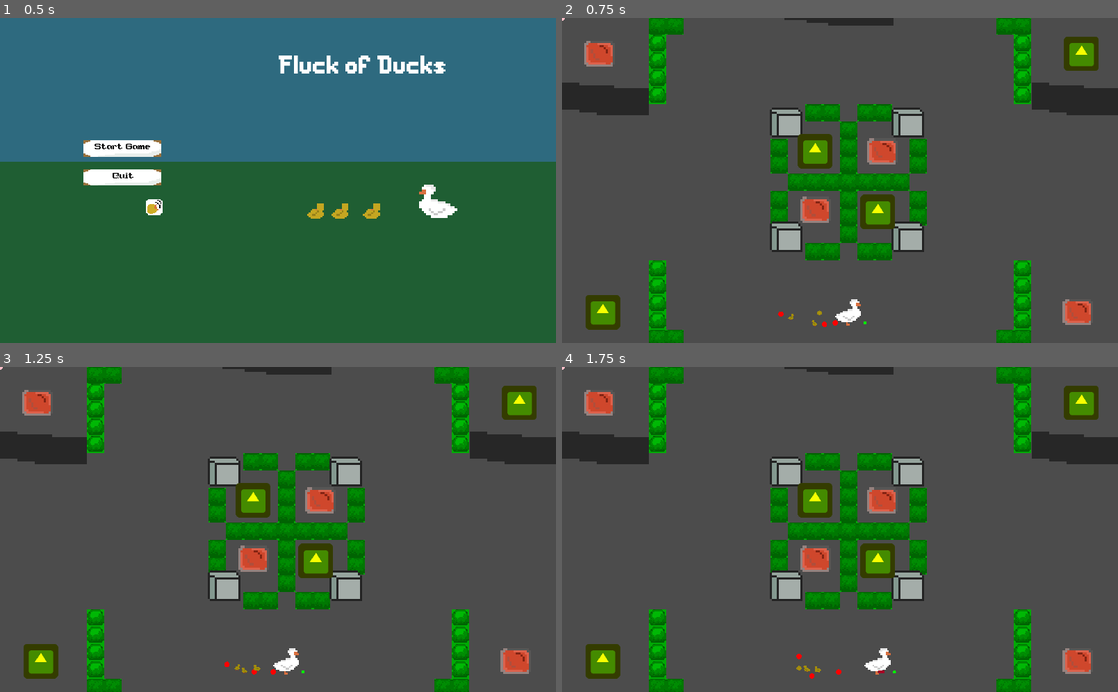
Above: before the commit, frames 1-4 (two rows, left to right).
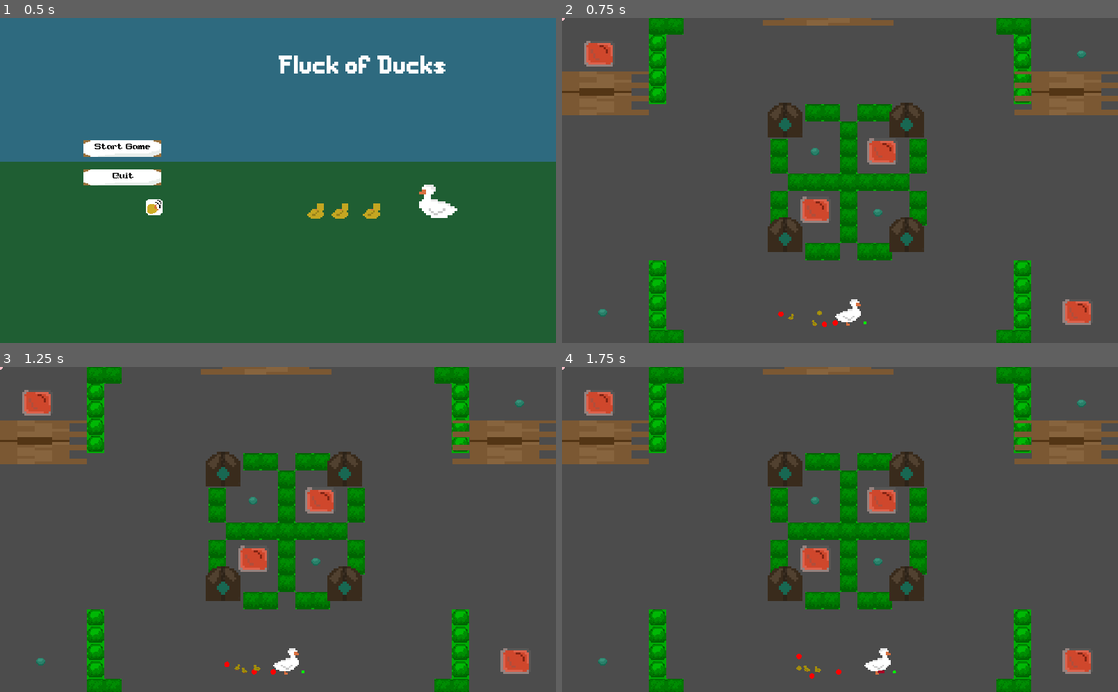
Above: after the commit, the same moments.

Repository: Cartogy/GWJ24
Game: Godot game, scene res://MainScene.tscn
Same seed, same stepped clock (60 frames per second), same inputs: the game is played once before the commit and once after it. The engine's default icon, where the game draws it, is replaced by a stand-in: a white triangle on a blue panel in a dark square.
Inputs (mouse positions are in pixels of both pictures, inside the frame that each line leads up to):
- Up to frame 1 (0.5 s): no input
- Up to frame 2 (0.75 s): click "Start Game" at 0.5 s
- Up to frame 3 (1.25 s): no input
- Up to frame 4 (1.75 s): move the mouse to (962, 513) at 1.27 s; hold Right (ui_right) from 1.28 s (still down); tap Shift (control_cmd) at 1.35 s

Frame 1 is identical in both runs. In frame 2, 9.2% of the frame differs, in the area x 0-100%, y 0-96%; in frame 3, 9.2%; in frame 4, 9.2%.

Commit message:
Added new assets for Barrier and Door

Diff:
--- a/Levels/Level_4.tscn
+++ b/Levels/Level_4.tscn
@@ -28,12 +28,12 @@
 [node name="DuckandChicks" parent="." index="0"]
 position = Vector2( 485.5, 545 )
 
-[node name="Data" parent="DuckandChicks/PlayerController" index="0"]
+[node name="Data" parent="DuckandChicks/PlayerController" index="2"]
 duck_attached_speed = 95.0
 duck_dettached_speed = 125.0
 chick_horde_speed = 155.0
 
-[node name="StateMachine" parent="DuckandChicks/PlayerController" index="1"]
+[node name="StateMachine" parent="DuckandChicks/PlayerController" index="3"]
 START_STATE = NodePath("../../../../Level_4/DuckandChicks/PlayerController/StateMachine/DuckMovement")
 
 [node name="Duck" parent="DuckandChicks" index="1"]
@@ -54,9 +54,6 @@
 [node name="Lock_Barrier1" parent="." index="1" instance=ExtResource( 2 )]
 position = Vector2( 478, 96.1419 )
 key_path = NodePath("../../Level_4/Key")
-
-[node name="AnimatedSprite" parent="Lock_Barrier1" index="2"]
-scale = Vector2( 4, 4 )
 
 [node name="Key" parent="." index="2" instance=ExtResource( 3 )]
 position = Vector2( 485.5, 325 )
--- a/Scenes/Effects/Door/DoorEffect.tscn
+++ b/Scenes/Effects/Door/DoorEffect.tscn
@@ -1,26 +1,26 @@
 [gd_scene load_steps=8 format=2]
 
 [ext_resource path="res://Scenes/Effects/Door/open_effect.gd" type="Script" id=1]
-[ext_resource path="res://Textures/Door/door_open.png" type="Texture" id=2]
-[ext_resource path="res://Textures/Door/door_closed.png" type="Texture" id=3]
+[ext_resource path="res://Textures/Barrier/Barrier_Closed_v2.png" type="Texture" id=2]
+[ext_resource path="res://Textures/Barrier/Barrier_Open_v2.png" type="Texture" id=3]
 [ext_resource path="res://Scenes/Effects/effect_single.gd" type="Script" id=4]
 [ext_resource path="res://Scenes/Effects/Door/close_effect.gd" type="Script" id=5]
 
 [sub_resource type="SpriteFrames" id=1]
 animations = [ {
-"frames": [ ExtResource( 3 ) ],
+"frames": [ ExtResource( 2 ) ],
 "loop": true,
 "name": "close",
 "speed": 5.0
 }, {
-"frames": [ ExtResource( 2 ) ],
+"frames": [ ExtResource( 3 ) ],
 "loop": true,
 "name": "open",
 "speed": 5.0
 } ]
 
 [sub_resource type="RectangleShape2D" id=2]
-extents = Vector2( 2.5, 5.6875 )
+extents = Vector2( 2.5, 8.01564 )
 
 [node name="DoorEffect" type="Node2D"]
 script = ExtResource( 4 )
@@ -45,6 +45,5 @@
 [node name="StaticBody2D" type="StaticBody2D" parent="."]
 
 [node name="CollisionShape2D" type="CollisionShape2D" parent="StaticBody2D"]
-visible = false
-position = Vector2( 0.5, 2.3125 )
+position = Vector2( -0.001, 0.014 )
 shape = SubResource( 2 )
--- a/Scenes/Effects/LockEffects/Lock_Barrier.tscn
+++ b/Scenes/Effects/LockEffects/Lock_Barrier.tscn
@@ -1,7 +1,7 @@
 [gd_scene load_steps=7 format=2]
 
-[ext_resource path="res://Textures/Barrier/barrier_open.png" type="Texture" id=1]
-[ext_resource path="res://Textures/Barrier/barrier_closed.png" type="Texture" id=2]
+[ext_resource path="res://Textures/Door/Door_close_v2.png" type="Texture" id=1]
+[ext_resource path="res://Textures/Door/door_open_v2.png" type="Texture" id=2]
 [ext_resource path="res://Scenes/Effects/LockEffects/Lock.tscn" type="PackedScene" id=3]
 
 [sub_resource type="RectangleShape2D" id=1]
--- /dev/null
+++ b/Scenes/Effects/LockEffects/Lock_Barrier_Blue.tscn
@@ -0,0 +1,64 @@
+[gd_scene load_steps=6 format=2]
+
+[ext_resource path="res://Scenes/Effects/LockEffects/Lock_Barrier.tscn" type="PackedScene" id=1]
+[ext_resource path="res://Textures/Door/Door_close_v2.png" type="Texture" id=2]
+[ext_resource path="res://Textures/Door/Door_close_blue.png" type="Texture" id=3]
+
+[sub_resource type="GDScript" id=1]
+script/source = "extends Node2D
+
+class_name Lock
+
+signal notify_entity_is_near(lock)
+signal notify_entity_left
+
+export (NodePath) var key_path
+var key
+var near_lock
+
+
+
+func _ready():
+	key = get_node(key_path)
+
+func apply_key_item(key_item) -> bool:
+	if key_item == key:
+		unlock()
+		return true
+	else:
+		return false
+
+func unlock():
+	print_debug(\"Unlocked\")
+	get_node(\"StaticBody2D\").get_node(\"CollisionShape2D\").set_deferred(\"disabled\", true)
+	get_node(\"AnimatedSprite\").play(\"open\")
+
+
+# Notify Item Manager to update the DataEntities
+func _on_Area2D_body_entered(body):
+	if body as Duck || body as Chick:
+		emit_signal(\"notify_entity_is_near\", self)
+
+
+func _on_Area2D_body_exited(body):
+	emit_signal(\"notify_entity_left\")
+"
+
+[sub_resource type="SpriteFrames" id=2]
+animations = [ {
+"frames": [ ExtResource( 3 ) ],
+"loop": true,
+"name": "close",
+"speed": 5.0
+}, {
+"frames": [ ExtResource( 2 ) ],
+"loop": true,
+"name": "open",
+"speed": 5.0
+} ]
+
+[node name="Lock_Barrier" instance=ExtResource( 1 )]
+script = SubResource( 1 )
+
+[node name="AnimatedSprite" parent="." index="2"]
+frames = SubResource( 2 )
--- /dev/null
+++ b/Scenes/Effects/LockEffects/Lock_Barrier_Purple.tscn
@@ -0,0 +1,23 @@
+[gd_scene load_steps=5 format=2]
+
+[ext_resource path="res://Textures/Door/Door_close_v2.png" type="Texture" id=1]
+[ext_resource path="res://Textures/Door/Door_close_purple.png" type="Texture" id=2]
+[ext_resource path="res://Scenes/Effects/LockEffects/Lock_Barrier.tscn" type="PackedScene" id=3]
+
+[sub_resource type="SpriteFrames" id=1]
+animations = [ {
+"frames": [ ExtResource( 2 ) ],
+"loop": true,
+"name": "close",
+"speed": 5.0
+}, {
+"frames": [ ExtResource( 1 ) ],
+"loop": true,
+"name": "open",
+"speed": 5.0
+} ]
+
+[node name="Lock_Barrier" instance=ExtResource( 3 )]
+
+[node name="AnimatedSprite" parent="." index="2"]
+frames = SubResource( 1 )
--- /dev/null
+++ b/Scenes/Effects/LockEffects/Lock_Barrier_Red.tscn
@@ -0,0 +1,23 @@
+[gd_scene load_steps=5 format=2]
+
+[ext_resource path="res://Textures/Door/Door_close_v2.png" type="Texture" id=1]
+[ext_resource path="res://Scenes/Effects/LockEffects/Lock_Barrier.tscn" type="PackedScene" id=2]
+[ext_resource path="res://Textures/Door/Door_close_red.png" type="Texture" id=3]
+
+[sub_resource type="SpriteFrames" id=1]
+animations = [ {
+"frames": [ ExtResource( 3 ) ],
+"loop": true,
+"name": "close",
+"speed": 5.0
+}, {
+"frames": [ ExtResource( 1 ) ],
+"loop": true,
+"name": "open",
+"speed": 5.0
+} ]
+
+[node name="Lock_Barrier" instance=ExtResource( 2 )]
+
+[node name="AnimatedSprite" parent="." index="2"]
+frames = SubResource( 1 )
--- a/Scenes/Items/Item.tscn
+++ b/Scenes/Items/Item.tscn
@@ -1,10 +1,10 @@
 [gd_scene load_steps=5 format=2]
 
 [ext_resource path="res://Scenes/Items/item.gd" type="Script" id=1]
-[ext_resource path="res://icon.png" type="Texture" id=2]
+[ext_resource path="res://Textures/Items/Item_0.png" type="Texture" id=2]
 
 [sub_resource type="CircleShape2D" id=1]
-radius = 4.7474
+radius = 8.1401
 
 [sub_resource type="CircleShape2D" id=2]
 
@@ -12,15 +12,16 @@
 script = ExtResource( 1 )
 
 [node name="Sprite" type="Sprite" parent="."]
-modulate = Color( 0.968627, 1, 0, 1 )
 texture = ExtResource( 2 )
 
 [node name="CollisionShape2D" type="CollisionShape2D" parent="."]
+position = Vector2( -0.0992126, 0.892914 )
 shape = SubResource( 1 )
 
 [node name="Area2D" type="Area2D" parent="."]
 
 [node name="CollisionShape2D" type="CollisionShape2D" parent="Area2D"]
+visible = false
 shape = SubResource( 2 )
 [connection signal="body_entered" from="Area2D" to="." method="_on_Area2D_body_entered"]
 [connection signal="body_exited" from="Area2D" to="." method="_on_Area2D_body_exited"]
Binary file added: Textures/Door/Door_close_blue.png
Not shown, added: Textures/Door/Door_close_blue.png.import
Binary file added: Textures/Door/Door_close_purple.png
Not shown, added: Textures/Door/Door_close_purple.png.import
Binary file added: Textures/Door/Door_close_red.png
Not shown, added: Textures/Door/Door_close_red.png.import
Binary file added: Textures/Items/Item_0.png
Not shown, added: Textures/Items/Item_0.png.import
